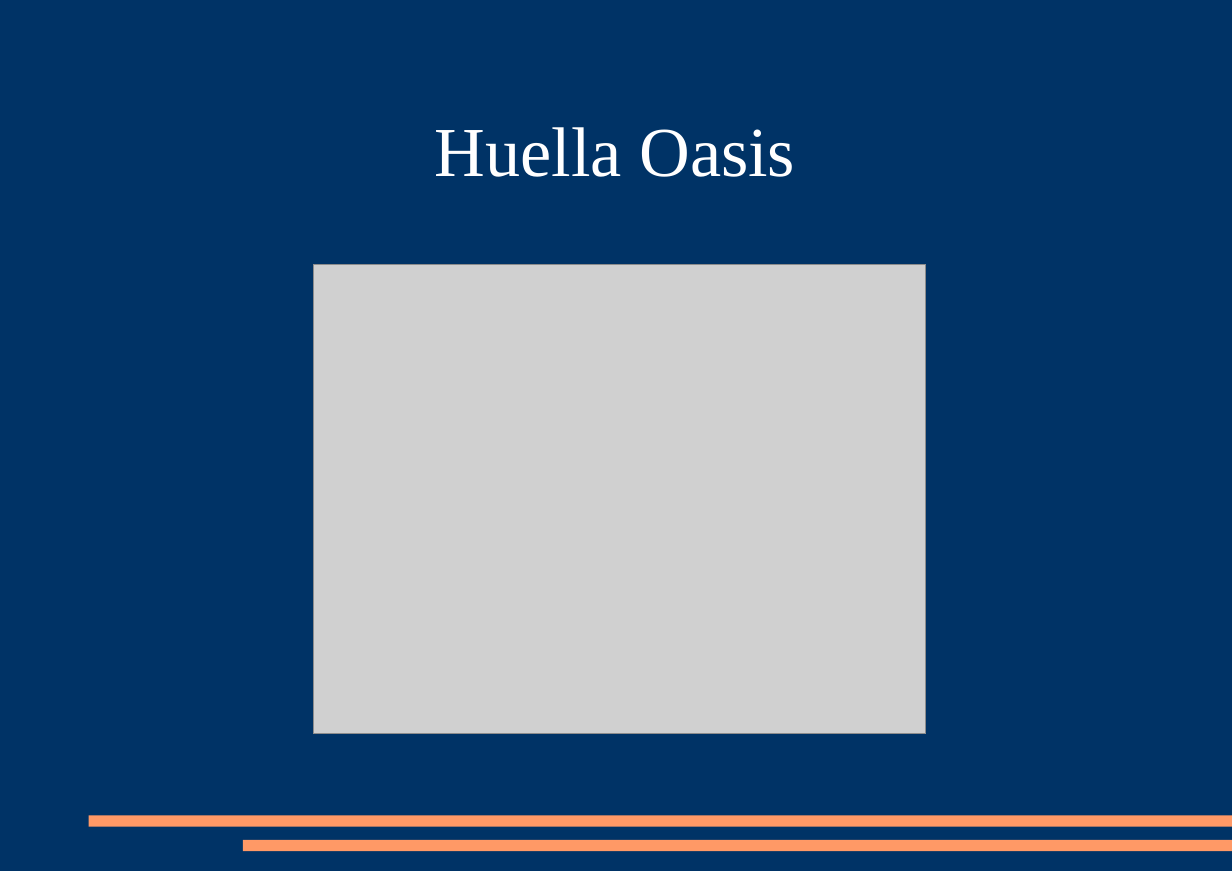
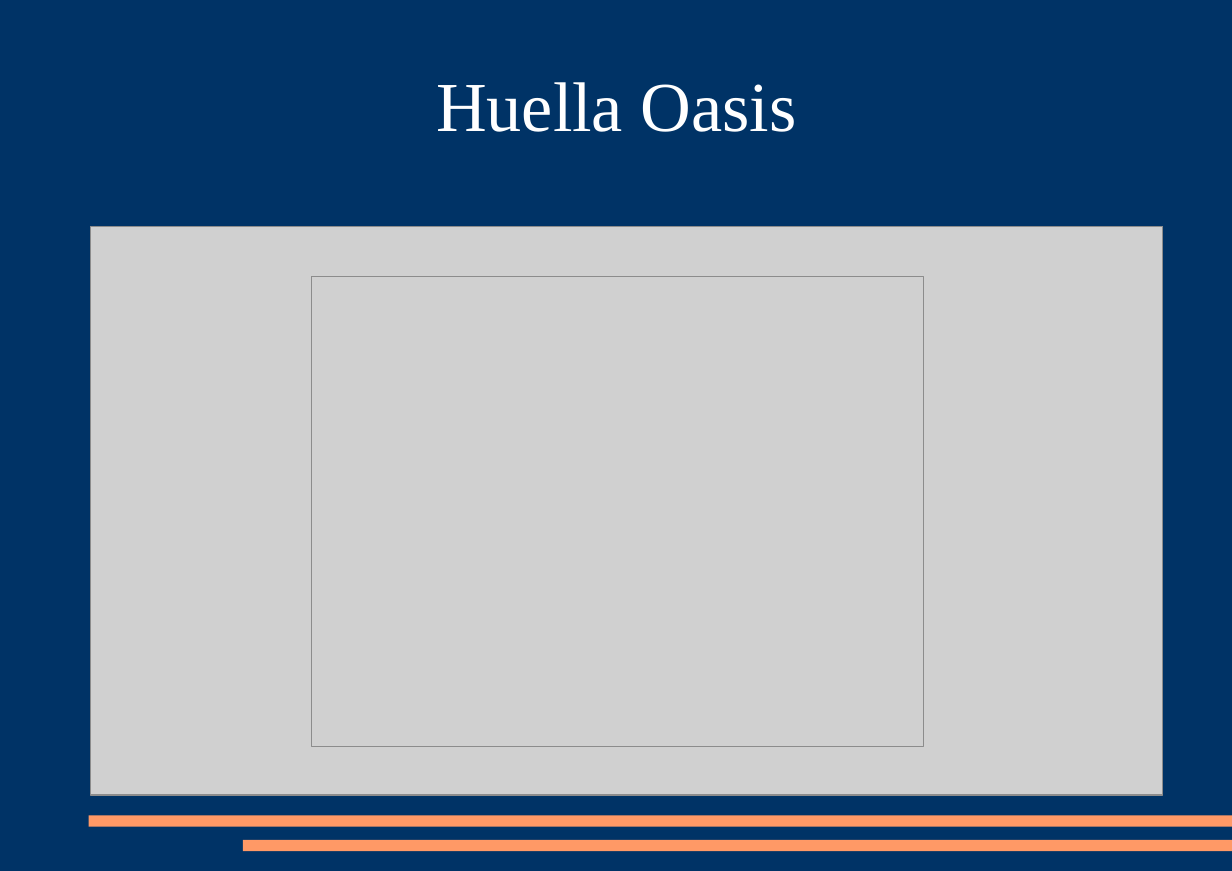
Before and after one commit to mrabinovichm/audio-fingerprint, a slide deck: slide 13 of Presentacion.ppt (slide 10 before the commit). Drawn at 1232x871 pixels with LibreOffice and Linux fonts; fonts in the diff are those of the drawing; grey boxes stand for pictures. Boxes give left, top, right and bottom in pixels: in the first picture for what was removed or moved away, otherwise in the second. Text is boxed around its words. In the diff, an @@ line names an element or a change of style, - is before the commit and + after.

```diff
--- a/Presentacion.ppt
+++ b/Presentacion.ppt
@@ title "Huella Oasis" moved from (x1=435, y1=127, x2=795, y2=177) to (x1=436, y1=82, x2=797, y2=132) @@
@@ title "Huella Oasis" at (x1=436, y1=82, x2=797, y2=132): alignment left to centre; vertical alignment top to middle @@
@@ picture added at (x1=91, y1=227, x2=1163, y2=796) @@
@@ picture moved from (x1=314, y1=265, x2=926, y2=735) to (x1=311, y1=277, x2=923, y2=747) @@
```
Also in this commit, not shown: 8 other slides changed, 4 slides added.
